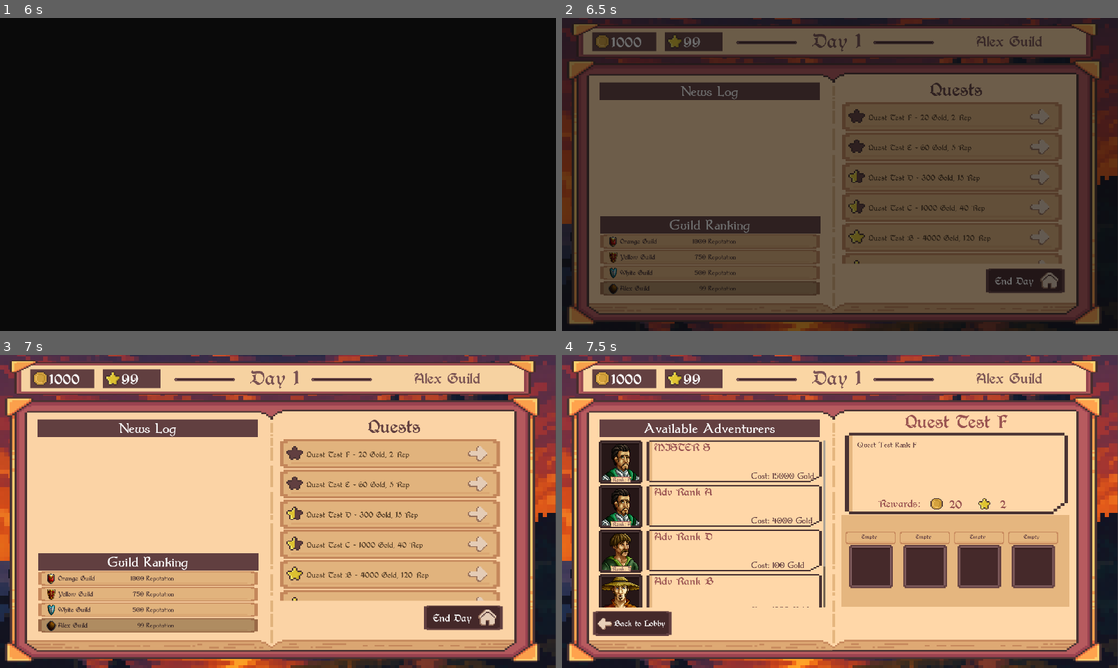
Above: before the commit, frames 1-4 (two rows, left to right).
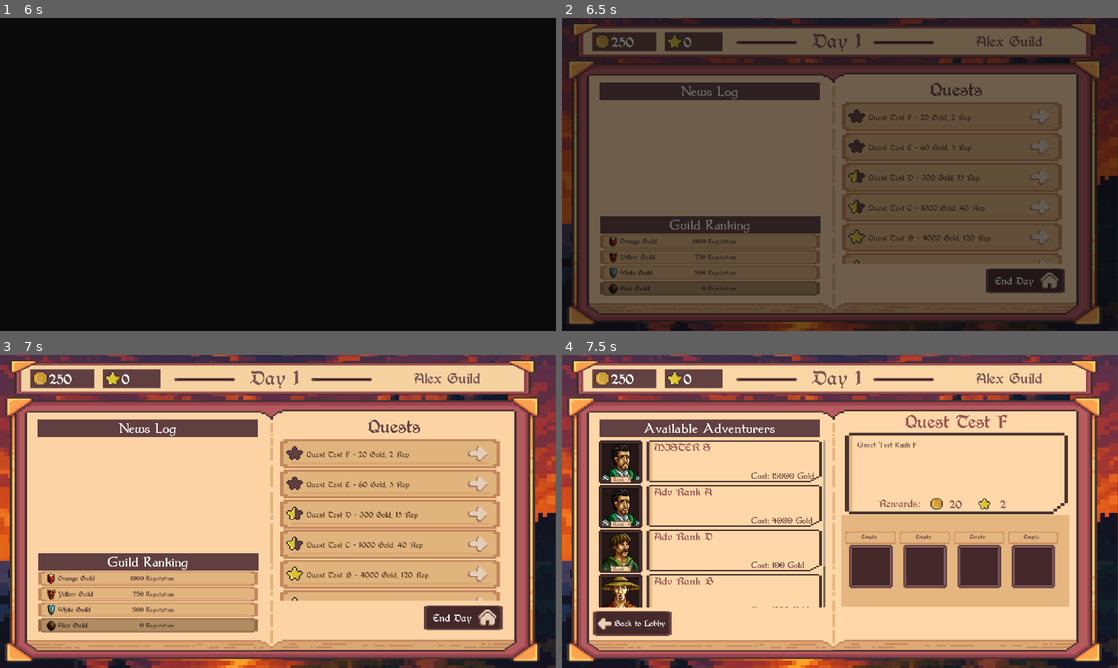
Above: after the commit, the same moments.

Repository: igoralves3/BrackeysGameJamIgorJoaoRodrigo
Game: Godot game, scene res://Scenes/main_menu.tscn
Same seed, same stepped clock (60 frames per second), same inputs: the game is played once before the commit and once after it.
Inputs (mouse positions are in pixels of both pictures, inside the frame that each line leads up to):
- Up to frame 1 (6 s): click "Play Game" at 0.5 s; click (278, 199) at 1.27 s; type "Alex" at 1.35 s; move the mouse to (400, 158) at 2.02 s; move the mouse to (166, 190) at 2.77 s; move the mouse to (333, 105) at 3.52 s; move the mouse to (250, 237) at 4.27 s; tap Enter at 5 s; move the mouse to (444, 221) at 5.02 s; move the mouse to (111, 127) at 5.77 s
- Up to frame 2 (6.5 s): no input
- Up to frame 3 (7 s): click (478, 455) at 6.52 s
- Up to frame 4 (7.5 s): click (1040, 455) at 7.27 s

Frame 1 is identical in both runs. In frame 2, 0.1% of the frame differs, in the area x 8-26%, y 6-87%; in frame 3, 0.2%, in the area x 8-26%, y 6-88%; in frame 4, 0.2%.

Commit message:
rep inicial é zero e gold inicial 250

Diff:
--- a/bragamejam2025.2_guildmaster/Scripts/Singletons/Globals.gd
+++ b/bragamejam2025.2_guildmaster/Scripts/Singletons/Globals.gd
@@ -34,8 +34,8 @@
 
 var currentEvents: Array[event]
 
-var totalgold = 1000
-var totalrep = 99
+var totalgold = 250#1000
+var totalrep = 0#99
 var day = 1
 
 var tierGuild = "Unlicenced"
